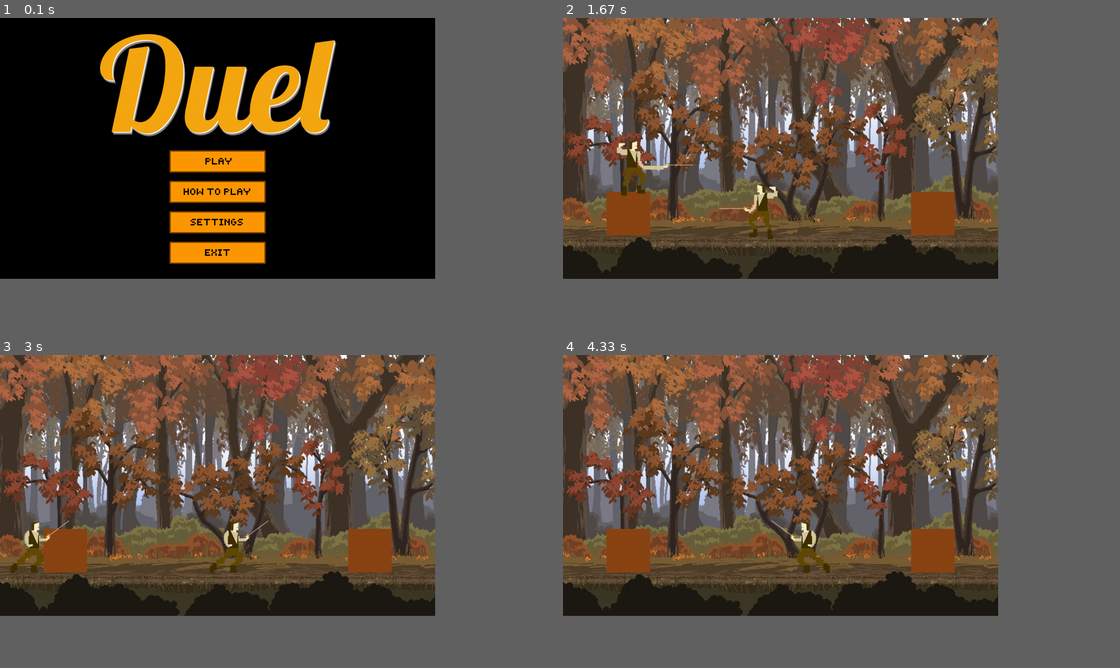
Above: before the commit, frames 1-4 (two rows, left to right).
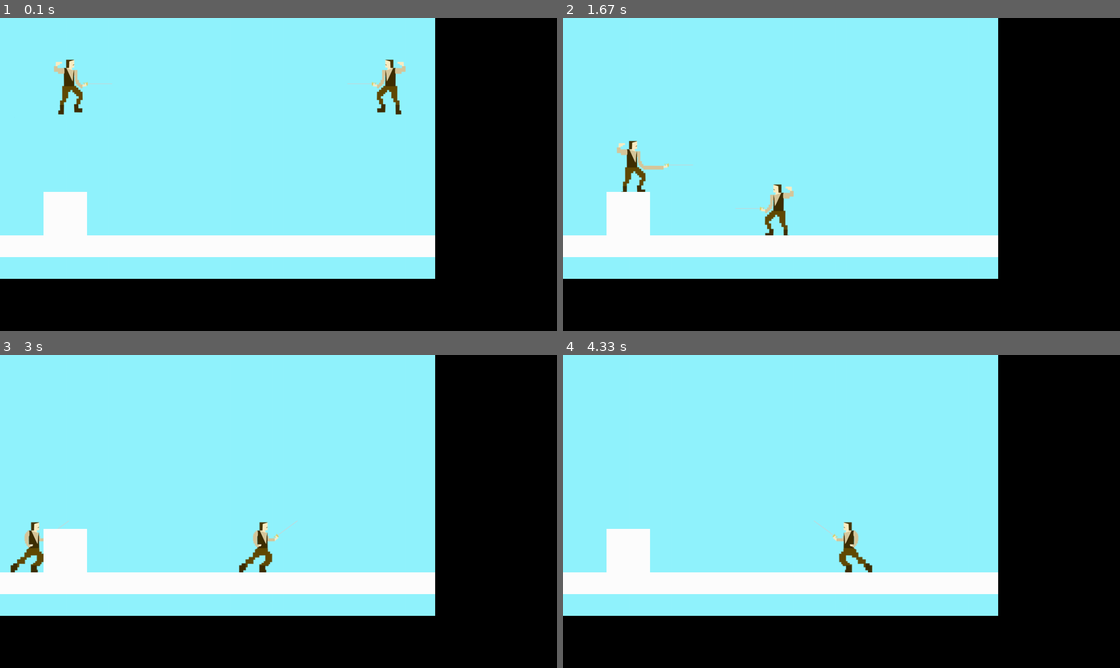
Above: after the commit, the same moments.

Repository: AlexisDougherty13/Duel
Game: pygame game, started from theMain.py
Same seed, same stepped clock (60 frames per second), same inputs: the game is played once before the commit and once after it.
Inputs (mouse positions are in pixels of both pictures, inside the frame that each line leads up to):
- Up to frame 1 (0.1 s): no input
- Up to frame 2 (1.67 s): click (780, 161) at 0.38 s; hold Left 0.9-1.43 s; move the mouse to (618, 121) at 0.93 s; hold Down from 1.47 s (still down); hold S from 1.47 s (still down); tap F at 1.53 s
- Up to frame 3 (3 s): release Down at 1.77 s; release S at 1.77 s; hold Left 1.8-2.2 s; hold A 1.8-2.2 s; tap F at 1.87, 2.17, 2.3, 2.7 s; hold Up 2.23-2.6 s; hold W 2.23-2.6 s; tap Right Ctrl at 2.38 s; hold Right from 2.63 s (still down); hold D from 2.63 s (still down)
- Up to frame 4 (4.33 s): tap F at 3, 3.7, 4.1 s; release Right at 3.27 s; release D at 3.27 s; tap Space at 3.3, 4.18 s; hold Down 3.63-4 s; hold S 3.63-4 s; tap Right Ctrl at 3.78 s; hold Left from 4.03 s (still down); hold A from 4.03 s (still down)
In our replay, the window is 900x540 before the commit and 1152x648 after it. These sizes can differ from the game's own. Grey fills any space a smaller window leaves; there, only what the larger window draws over its background counts as a difference.

The runs differ from the first frame. In frame 1, 65% of the frame differs, in the area x 0-79%, y 0-84%; in frame 2, 65%; in frame 3, 65%; in frame 4, 65%.

Commit message:
camera in progress

Diff:
--- a/camera.py
+++ b/camera.py
@@ -2,17 +2,24 @@
 
 #camera object allows for scrolling and centering on one player
 class Camera:
-    def __init__(self, cameraMovement, width, height):
-        self.state = pygame.Rect(0, 0, width, height)
-        self.cameraMovement = cameraMovement
+   #GET SPECIFIC OFFSETS FOR SPECIFICATION
+   def __init__(self):
+      self._offset = [0,0]
+      self._active = True
 
+   def getOffset(self):
+      self._offset[0] += .25
+      #self._offset[0] += (self._target.rect.x-self._offset[0]-152)/20
+      #self._offset[1] += (self._target.rect.y-self._offset[1]-106)/20
+      return self._offset
 
+   def setTarget(self, target):
+      self._target = target
 
-    def apply(self, target):
-	    return target.rect.move(self.state.topleft)
+   def setActive(self, active):
+      self._active = active
 
-    def update(self, target):
-	    self.state = self.cameraMovement(self.state, target.rect)
-
+   def getActive(self):
+      return self._active
 
 #Source: https://stackoverflow.com/questions/14354171/add-scrolling-to-a-platformer-in-pygame
--- a/gameEngine.py
+++ b/gameEngine.py
@@ -49,7 +49,8 @@
 }
 
 def mainMenu(screen):  # TODO Call Main Menu Frame instead and have it call startGame
-    mainMenuFrame.mainMenu(screen)
+    #mainMenuFrame.mainMenu(screen)
+    startGame(screen, 1, "Montoya", "Montoya")
 
 
 def adjustPlayer(player, aspect, value):
@@ -71,7 +72,8 @@
     player1 = Player(-50, 100, 1, 2, False, True, getSkin(skin_selection1))  # Initializes player1
     player2 = Player(675, 100, 1, 2, False, False, getSkin(skin_selection2))  # Initializes player2
 
-    draw_buffer, my_sprites = gameFrame.init(player1, player2, current_map, entities, pause_buttons)
+    #draw_buffer, my_sprites = gameFrame.init(player1, player2, current_map, entities, pause_buttons)
+    draw_screen, display, camera = gameFrame.initTwo(current_map)
 
     clock = pygame.time.Clock()
 
@@ -266,6 +268,7 @@
 
 
         #render
-        gameFrame.render(my_sprites, draw_buffer)
+        #gameFrame.render(my_sprites, draw_buffer)
+        gameFrame.render(display, draw_screen, player1, player2, entities, camera)
 
 #if player1.getPlayerState("ghost_counter") >= 0 and player1.getPlayerState("ghost_counter") < 11:
--- a/gameFrame.py
+++ b/gameFrame.py
@@ -3,12 +3,40 @@
 from camera import Camera
 
 
-def render(my_sprites, draw_buffer):
-    rects = my_sprites.draw(draw_buffer)
-    pygame.display.update(rects)  # copy rects from buffer to screen
+#def render(my_sprites, draw_buffer):
+    #rects = my_sprites.draw(draw_buffer)
+    #pygame.display.update(rects)  # copy rects from buffer to screen
+
+def render(display, draw_screen, player1, player2, entities, camera):
+    #camera.setTarget(player1)
+
+    if camera.getActive() == True:
+        offset = camera.getOffset()
+    else:
+        offset = [0,0]
+
+    display.fill((146,244,255))
+
+    print("x1" + str(player1.rect.x + offset[0]))
+    print("x2" + str(player2.rect.x + offset[0]))
+    display.blit(player1.image, (player1.rect.x, player1.rect.y))
+    display.blit(player2.image, (player2.rect.x + offset[0], player2.rect.y + offset[1]))
+
+    for x in entities:
+        pygame.draw.rect(display, (255,255,255), x )
+
+    draw_screen.blit(display, (0,0))
+    pygame.display.update()  # copy rects from buffer to screen
+
+def initTwo(current_map):
+    draw_screen = pygame.display.set_mode()
+    display = pygame.Surface((current_map.x_length, current_map.y_length))
+    camera = Camera()
+    return draw_screen, display, camera
+
+
 
 def init(player1, player2, current_map, entities, pause_buttons):
-    #camera = Camera(gameFrame.cameraMovement, current_map.x_length, current_map.y_length) # initializes camera with level's width and height
     imagesDict = dict()
     draw_buffer = pygame.display.set_mode((current_map.x_length, current_map.y_length))
 
@@ -16,19 +44,16 @@
     background = pygame.Surface(draw_buffer.get_size())
     pygame.draw.rect(background, (255, 255, 255, 255), entities[0])
     background.blit(getImage("Resources/Images/ScaledBackgroundAutumnForest.png", imagesDict), (0, 0))
-    pygame.draw.rect(background, (139, 69, 19), entities[1])
-    pygame.draw.rect(background, (139, 69, 19), entities[2])
+
+    #pygame.draw.rect(background, (139, 69, 19), entities[1])
+    #pygame.draw.rect(background, (139, 69, 19), entities[2])
+
     my_sprites = pygame.sprite.LayeredDirty()  # holds sprites to be drawn
     initializePauseButtons(pause_buttons)
     my_sprites.add(player1, player2, pause_buttons["play_button"], pause_buttons["restart_button"], pause_buttons["exit_button"])  # add both to our group
     my_sprites.clear(draw_buffer, background) # copy background to screen
 
     return draw_buffer, my_sprites
-
-def cameraMovement(camera, target_rect): #method that determines centering on target
-        l, t, _, _ = target_rect # l = left,  t = top
-        _, _, w, h = camera     # w = width, h = height
-        return pygame.Rect(-l+(.5 * camera.width), -t+(.5 * camera.height), w, h)
 
 def getImage(path, _image_library):
     if path not in _image_library:
--- a/redForestMap.py
+++ b/redForestMap.py
@@ -18,7 +18,7 @@
         self._collidable_entities.append(floor_rect)
         block_rect = Rect(100, 400, 100, 100)
         self._collidable_entities.append(block_rect)
-        block2_rect = Rect(800, 400, 100, 100)
-        self._collidable_entities.append(block2_rect)
+        #block2_rect = Rect(800, 400, 100, 100)
+        #self._collidable_entities.append(block2_rect)
 
    # collidable_entities = property(getCollidableEntities, setCollidableEntities)
